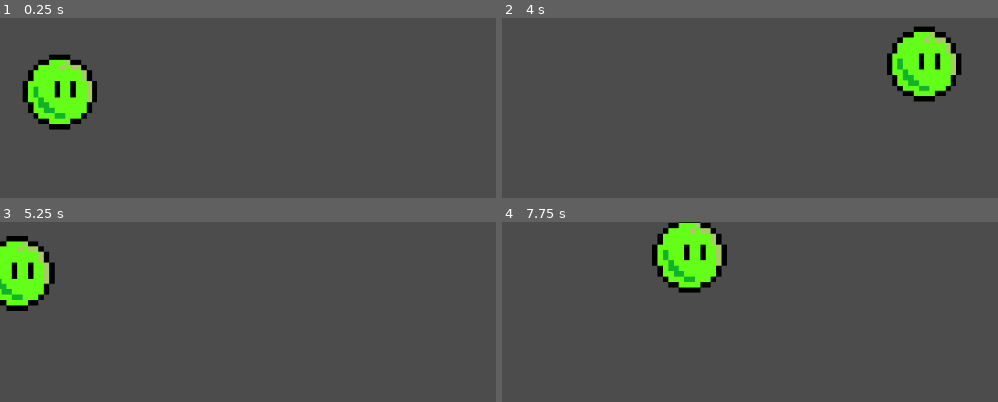
Above: before the commit, frames 1-4 (two rows, left to right).
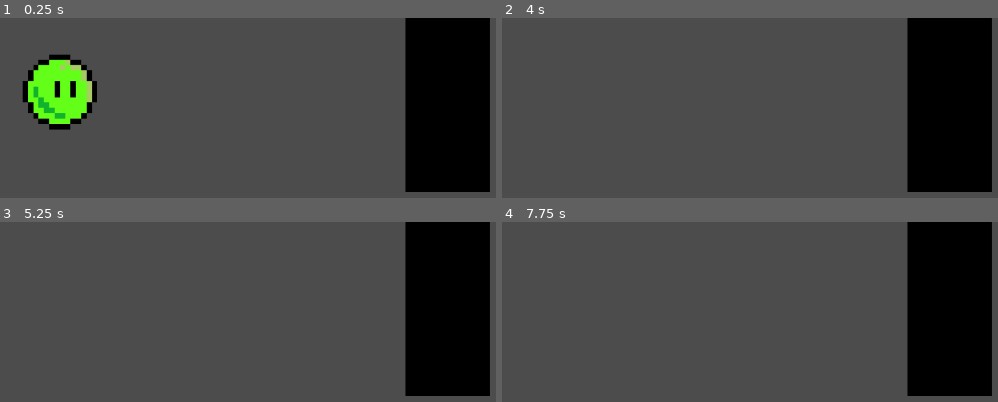
Above: after the commit, the same moments.

Repository: Daniel-control/Surfing-Game
Game: Godot game, scene res://World.tscn
Two runs of this game, one before a commit and one after it. Both use one fixed random seed, a clock stepped at 60 frames per second and the inputs below.
Inputs:
- Up to frame 1 (0.25 s): no input
- Up to frame 2 (4 s): tap Enter at 0.5 s; hold D (right) 0.53-1.28 s; hold W (down) 1.28-2.03 s; hold D (right) 2.03-2.78 s; tap Space at 2.75 s; hold S (up) 2.78-3.53 s; hold A (left) from 3.53 s (still down)
- Up to frame 3 (5.25 s): release A (left) at 5.03 s; hold W (down) from 5.03 s (still down)
- Up to frame 4 (7.75 s): release W (down) at 5.78 s; hold D (right) 5.78-6.53 s; tap Enter at 6.5 s; hold S (up) 6.53-7.28 s; tap Space at 7.25 s; hold D (right) from 7.28 s (still down)

The runs differ from the first frame. In frame 1, 17% of the frame differs, in the area x 81-99%, y 0-97%; in frame 2, 17%; in frame 3, 20%; in frame 4, 21%, in the area x 30-99%, y 0-97%.

Commit message:
Patch 0.3 (Wall Collision Added)

Diff:
--- /dev/null
+++ b/Surfing Game/Player.tscn
@@ -0,0 +1,21 @@
+[gd_scene load_steps=4 format=2]
+
+[ext_resource path="res://New Piskel.png" type="Texture" id=1]
+[ext_resource path="res://Player.gd" type="Script" id=2]
+
+[sub_resource type="CircleShape2D" id=1]
+radius = 47.7301
+
+[node name="Player" type="KinematicBody2D"]
+position = Vector2( 73.608, 97.4844 )
+collision_layer = 2
+script = ExtResource( 2 )
+
+[node name="Sprite" type="Sprite" parent="."]
+position = Vector2( 1.40753, 1.36615 )
+scale = Vector2( 0.213139, 0.214274 )
+texture = ExtResource( 1 )
+
+[node name="CollisionShape2D" type="CollisionShape2D" parent="."]
+position = Vector2( 5.05252, -2.26801 )
+shape = SubResource( 1 )
--- a/Surfing Game/World.tscn
+++ b/Surfing Game/World.tscn
@@ -1,29 +1,29 @@
-[gd_scene load_steps=4 format=2]
+[gd_scene load_steps=5 format=2]
 
-[ext_resource path="res://New Piskel.png" type="Texture" id=1]
-[ext_resource path="res://Player.gd" type="Script" id=2]
+[ext_resource path="res://obstacle1.png" type="Texture" id=1]
+[ext_resource path="res://Player.tscn" type="PackedScene" id=2]
 
-[sub_resource type="CircleShape2D" id=1]
-radius = 52.9541
+[sub_resource type="GDScript" id=2]
+script/source = "extends StaticBody2D
+"
+
+[sub_resource type="RectangleShape2D" id=1]
+extents = Vector2( 54.6299, 129.539 )
 
 [node name="World" type="Node2D"]
 position = Vector2( -1.74002, -0.723267 )
 
-[node name="Player" type="KinematicBody2D" parent="."]
-position = Vector2( 73.608, 97.4844 )
-script = ExtResource( 2 )
+[node name="Player" parent="." instance=ExtResource( 2 )]
 
-[node name="Sprite" type="Sprite" parent="Player"]
-position = Vector2( 1.40753, 1.36615 )
-scale = Vector2( 0.213139, 0.214274 )
+[node name="Wall" type="StaticBody2D" parent="."]
+position = Vector2( 575.058, 98.0513 )
+script = SubResource( 2 )
+
+[node name="Sprite" type="Sprite" parent="Wall"]
+position = Vector2( -0.00012207, -1.32505 )
+scale = Vector2( 0.337491, 0.497943 )
 texture = ExtResource( 1 )
 
-[node name="CollisionShape2D" type="CollisionShape2D" parent="Player"]
-position = Vector2( 5.05252, -0.06738 )
+[node name="CollisionShape2D" type="CollisionShape2D" parent="Wall"]
+position = Vector2( 0, -1.05261 )
 shape = SubResource( 1 )
-
-[node name="Wall" type="Area2D" parent="."]
-
-[node name="Sprite" type="Sprite" parent="Wall"]
-
-[node name="CollisionShape2D" type="CollisionShape2D" parent="Wall"]
Not shown, changed: Surfing Game/.mono/metadata/ide_server_meta.txt
Binary file added: Surfing Game/obstacle1.png
Not shown, added: Surfing Game/obstacle1.png.import
